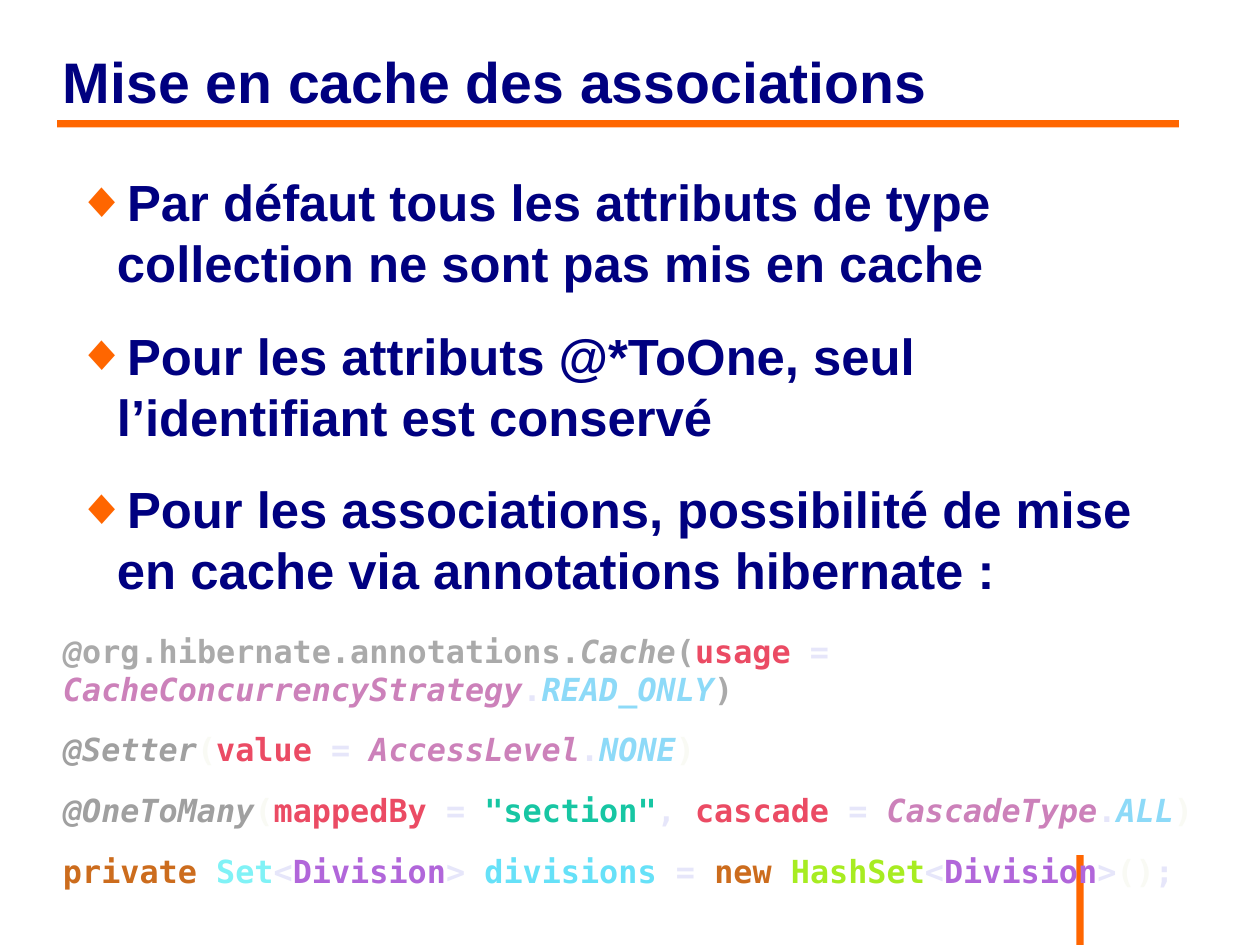
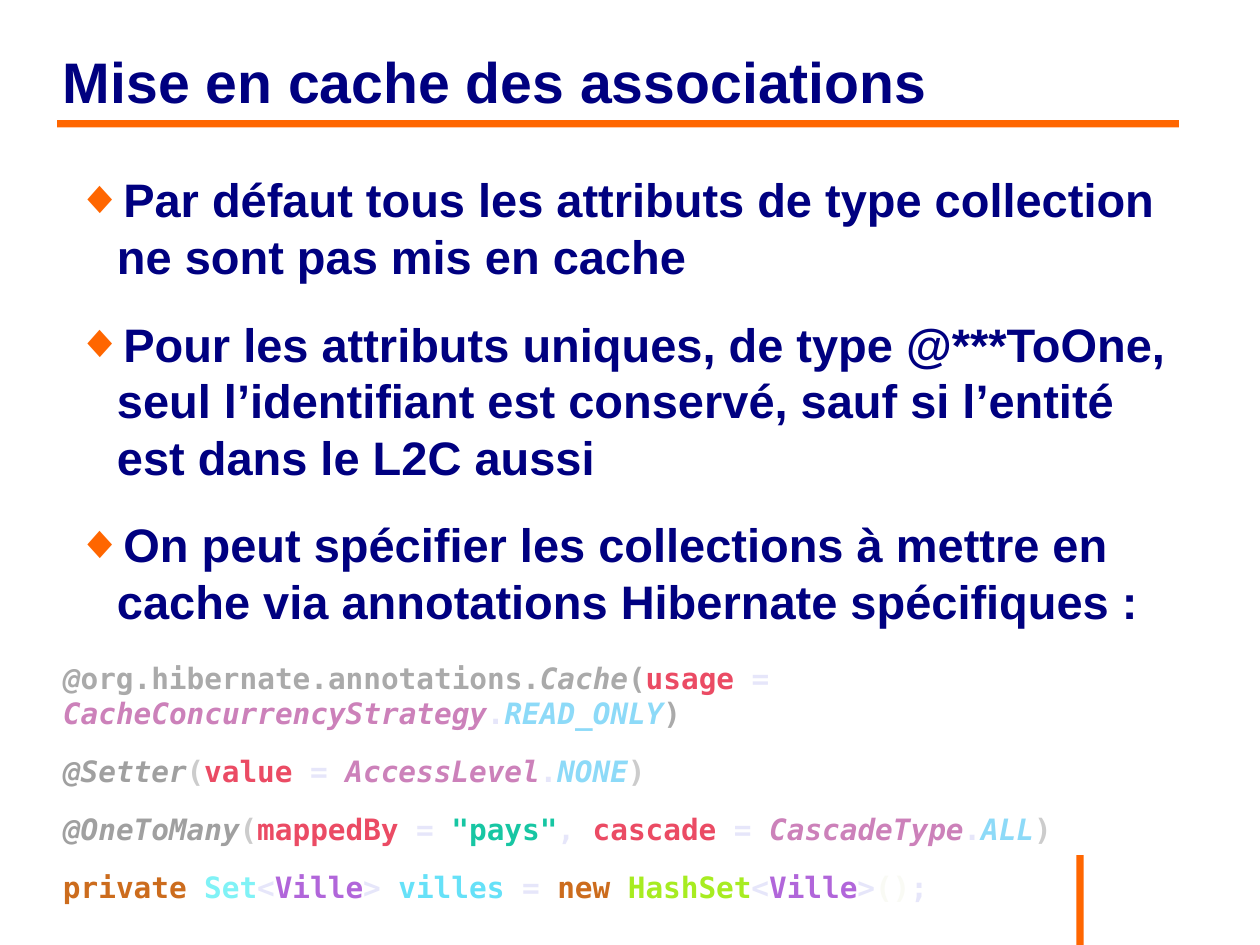
Before and after one commit to philphils/formation-hibernate-avancee, a slide deck: slide 60 of Documentation/diapo_formation_hibernate_avancee.odp. Drawn at 1260x945 pixels with LibreOffice and Linux fonts; fonts in the diff are those of the drawing; background and template pictures are left out. Boxes give left, top, right and bottom in pixels: in the first picture for what was removed or moved away, otherwise in the second. Text is boxed around its words. In the diff, an @@ line names an element or a change of style, - is before the commit and + after.

```diff
--- a/Documentation/diapo_formation_hibernate_avancee.odp
+++ b/Documentation/diapo_formation_hibernate_avancee.odp
@@ text at bbox=[63, 182, 1154, 787]: size 32 to 29.6 pt in "Par défaut tous les attributs de type ..."; size 20 to 18.5 pt in "@org.hibernate.annotations.Cache(usage = CacheConcurrencyStr ...", "@Setter(value = AccessLevel.NONE)"; text colour #F9FAF4 to #CCCCCC in "@Setter(value AccessLevel.NONE)" @@
@@ text at bbox=[117, 328, 1165, 628]: text changed; size 32 to 29.6 pt @@
-◆ Pour les attributs @*ToOne, seul l’identifiant est conservé
-◆ Pour les associations, possibilité de mise en cache via annotations hibernate :
+◆ Pour les attributs uniques, de type @***ToOne, seul l’identifiant est conservé, sauf si l’entité est dans le L2C aussi
+◆ On peut spécifier les collections à mettre en cache via annotations Hibernate spécifiques :
@@ text at bbox=[63, 817, 1052, 904]: text changed; size 20 to 18.5 pt; text colour #B166DA to #EB4B64 @@
-@OneToMany(mappedBy = "section", cascade = CascadeType.ALL)
-private Set<Division> divisions = new HashSet<Division>();
+@OneToMany(mappedBy = "pays", cascade = CascadeType.ALL)
+private Set<Ville> villes = new HashSet<Ville>();
```
Also in this commit, not shown: 11 other slides changed.
